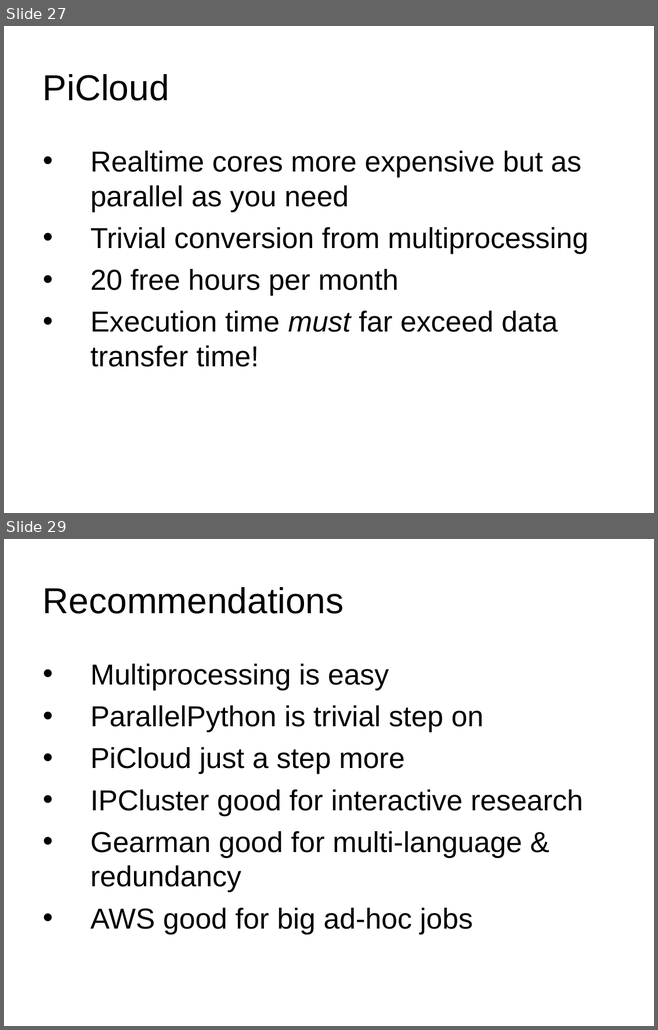
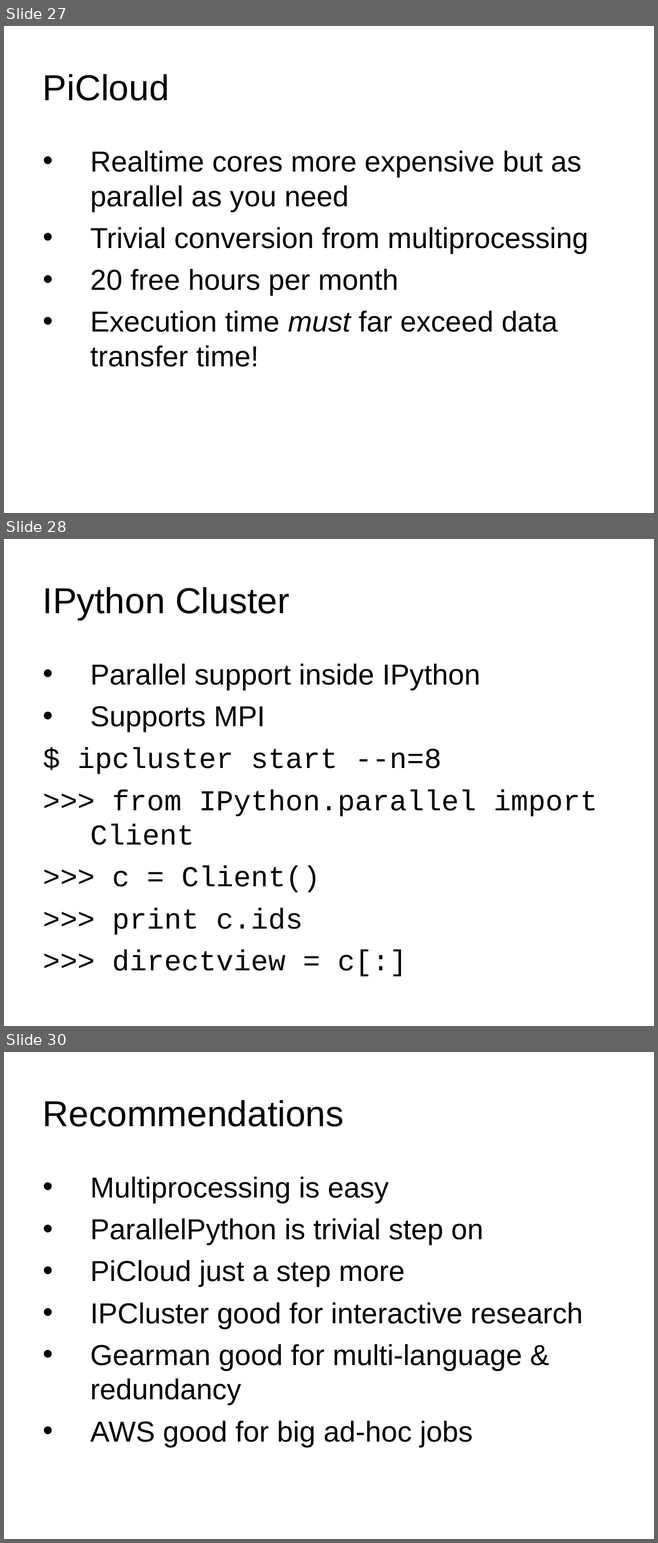
Before and after one commit to ianozsvald/ParallelPython_EuroSciPy2012, a slide deck: ParallelPython_EuroSciPy2012.ppt. Shown one above the other, each under a label of ours: slides 27 and 29 before the commit, slides 27, 28 and 30 after it; the slides between them are not shown. The pictures are 658x1030 and 658x1543 pixels, drawn with LibreOffice and Linux fonts; fonts in the diff are those of the drawing; background and template pictures are left out. Boxes give left, top, right and bottom in pixels: in the first picture for what was removed or moved away, otherwise in the second. Text is boxed around its words. In the diff, an @@ line names an element or a change of style, - is before the commit and + after.

```diff
--- a/ParallelPython_EuroSciPy2012.ppt
+++ b/ParallelPython_EuroSciPy2012.ppt
@@ slide 28 added at (4,539,654,1026), background #FFFFFF @@
@@ title added at (43,587,289,620), 40 pt, text #000000 @@
+IPython Cluster
@@ text added at (78,664,597,977), 32 pt, text #000000 @@
+• Parallel support inside IPython
+• Supports MPI
+$ ipcluster start --n=8
+>>> from IPython.parallel import Client
+>>> c = Client()
+>>> print c.ids
+>>> directview = c[:]
@@ what was slide 29 is now slide 30 @@
```
Also in this commit, not shown: 9 slides changed.
